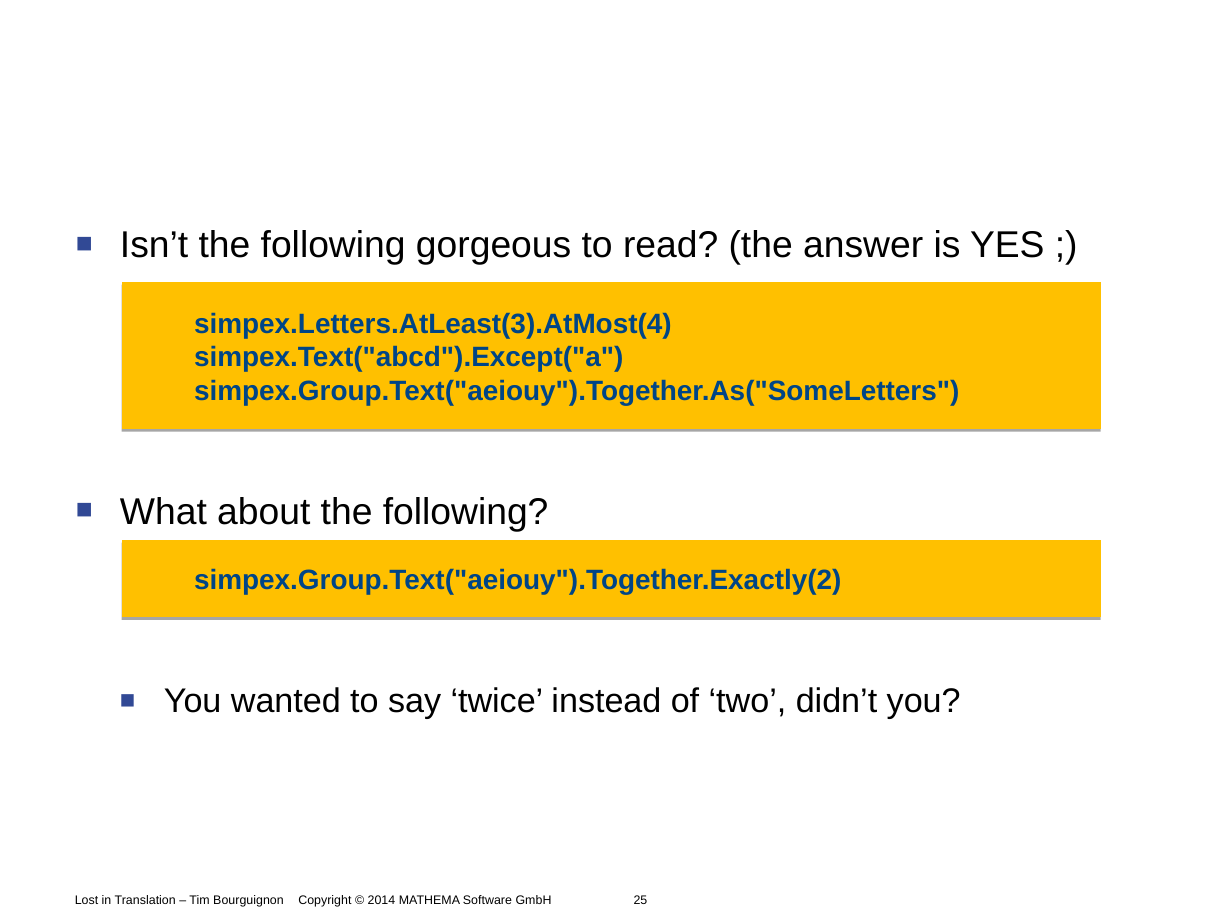
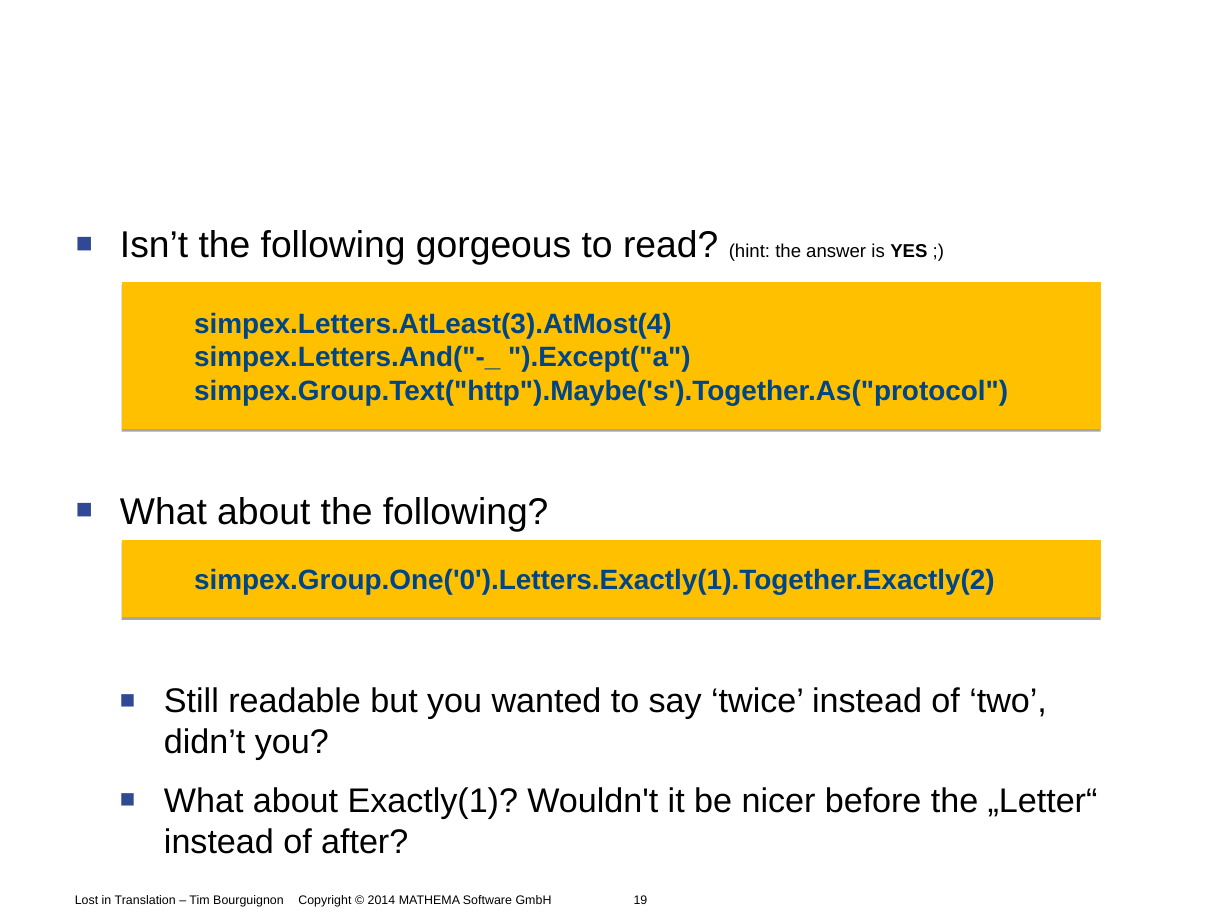
Before and after one commit to Timothep/Talk.LostInTranslation, a slide deck: slide 19 of LostInTranslation.odp (slide 25 before the commit). Drawn at 1232x924 pixels with LibreOffice and Linux fonts; fonts in the diff are those of the drawing; background and template pictures are left out. Boxes give left, top, right and bottom in pixels: in the first picture for what was removed or moved away, otherwise in the second. Text is boxed around its words. In the diff, an @@ line names an element or a change of style, - is before the commit and + after.

```diff
--- a/LostInTranslation.odp
+++ b/LostInTranslation.odp
@@ text at (120,230,927,265): text changed @@
-■ Isn’t the following gorgeous to read? (the answer is YES ;)
+■ Isn’t the following gorgeous to read? (hint: the answer is YES ;)
@@ text in freeform shape at (194,347,1008,406): text changed @@
-simpex.Text("abcd").Except("a") simpex.Group.Text("aeiouy").Together.As("SomeLetters")
+simpex.Letters.And("-_ ").Except("a") simpex.Group.Text("http").Maybe('s').Together.As("protocol")
@@ text in freeform shape at (194,568,995,594): text changed @@
-simpex.Group.Text("aeiouy").Together.Exactly(2)
+simpex.Group.One('0').Letters.Exactly(1).Together.Exactly(2)
@@ text at (164,687,1098,854): text changed @@
-  ■ You wanted to say ‘twice’ instead of ‘two’, didn’t you?
+  ■ Still readable but you wanted to say ‘twice’ instead of ‘two’, didn’t you?
+  ■ What about Exactly(1)? Wouldn't it be nicer before the „Letter“ instead of after?
@@ text at (75,895,648,907): text changed @@
-Lost in Translation – Tim Bourguignon Copyright © 2014 MATHEMA Software GmbH 25
+Lost in Translation – Tim Bourguignon Copyright © 2014 MATHEMA Software GmbH 19
```
Also in this commit, not shown: 15 other slides changed, 6 slides removed.
